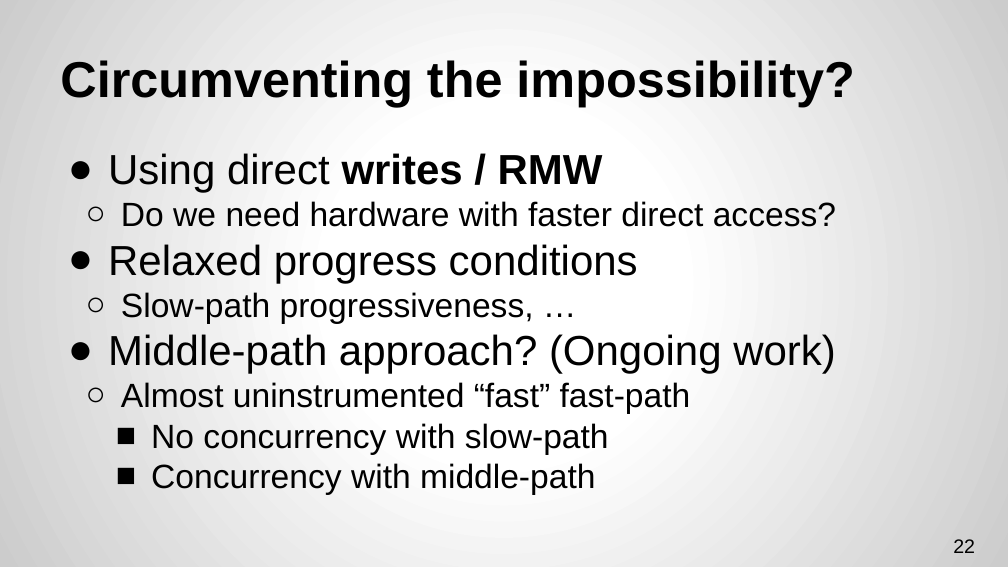
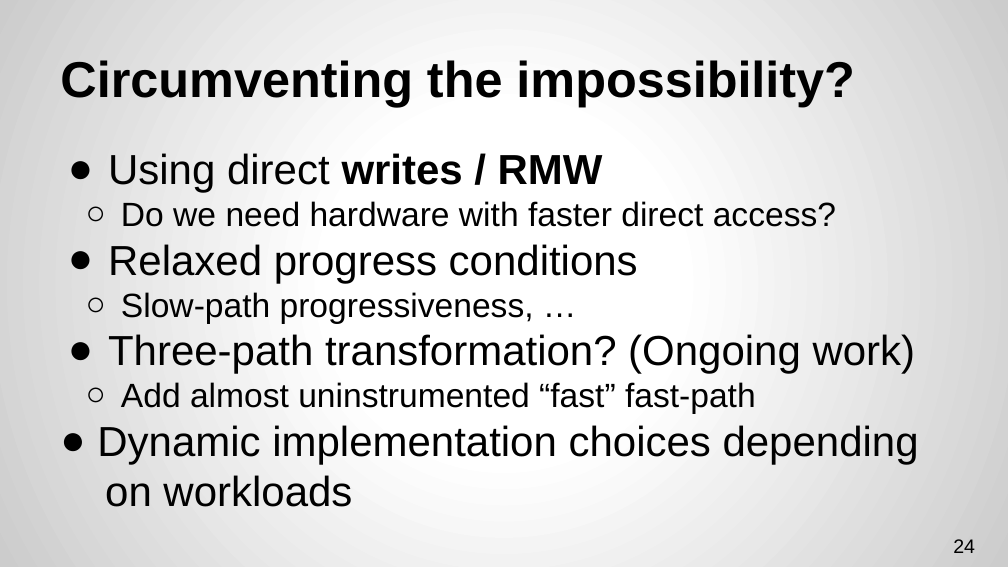
Before and after one commit to kryptos23/hytm, a slide deck: slide 24 of disc/talk/talk.v2.pptx (slide 22 before the commit). Drawn at 1008x567 pixels with LibreOffice and Linux fonts; fonts in the diff are those of the drawing. Boxes give left, top, right and bottom in pixels: in the first picture for what was removed or moved away, otherwise in the second. Text is boxed around its words. In the diff, an @@ line names an element or a change of style, - is before the commit and + after.

```diff
--- a/disc/talk/talk.v2.pptx
+++ b/disc/talk/talk.v2.pptx
@@ text at (97, 334, 919, 507): text changed; size 24 to 30 pt @@
-● Middle-path approach? (Ongoing work)
-  ○ Almost uninstrumented “fast” fast-path
-    ■ No concurrency with slow-path
-    ■ Concurrency with middle-path
+● Three-path transformation? (Ongoing work)
+  ○ Add almost uninstrumented “fast” fast-path
+● Dynamic implementation choices depending
+  on workloads
@@ page number at (953, 539, 975, 553): text changed @@
-22
+24
```
Also in this commit, not shown: 4 other slides changed, 3 slides added, 2 slides removed.
